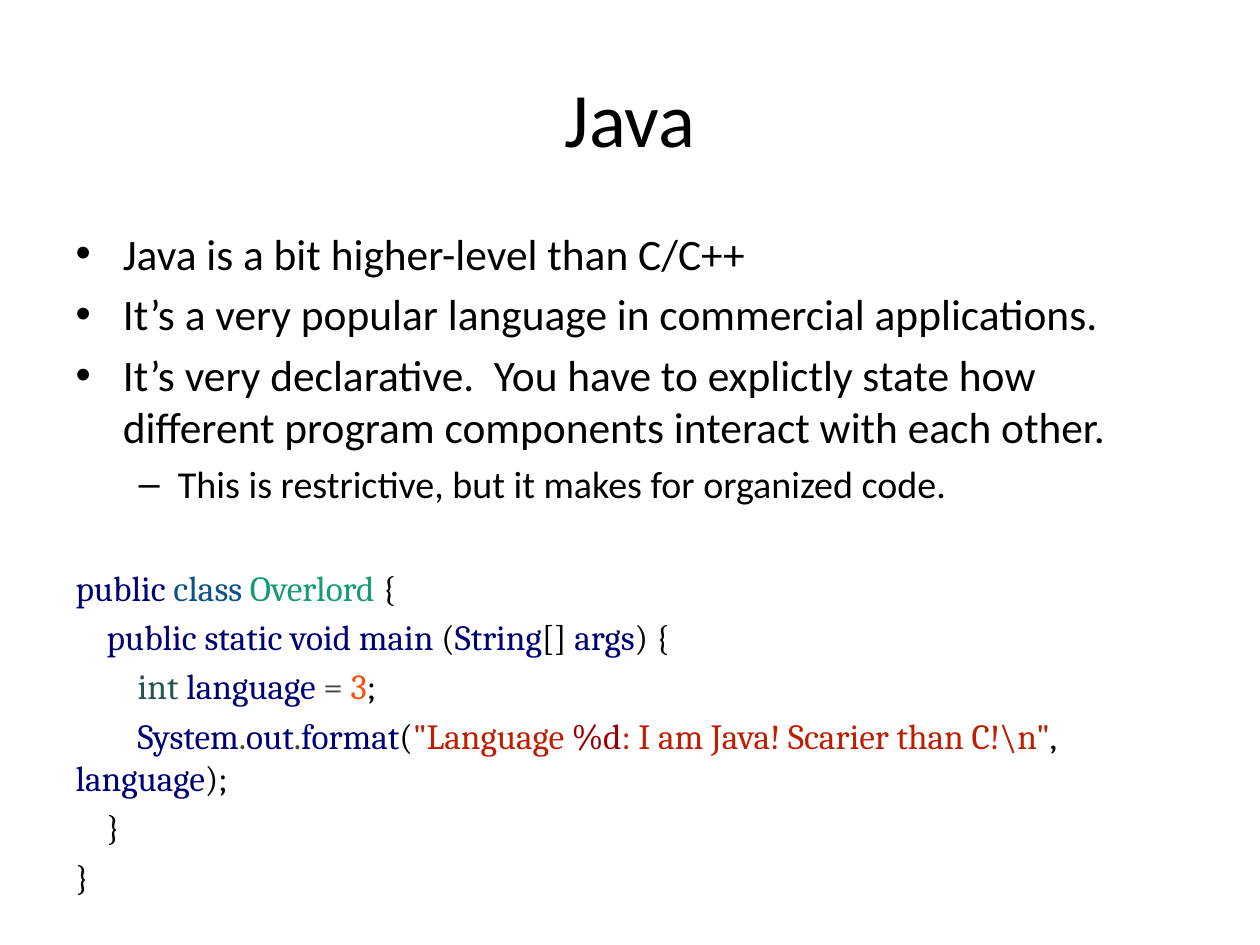
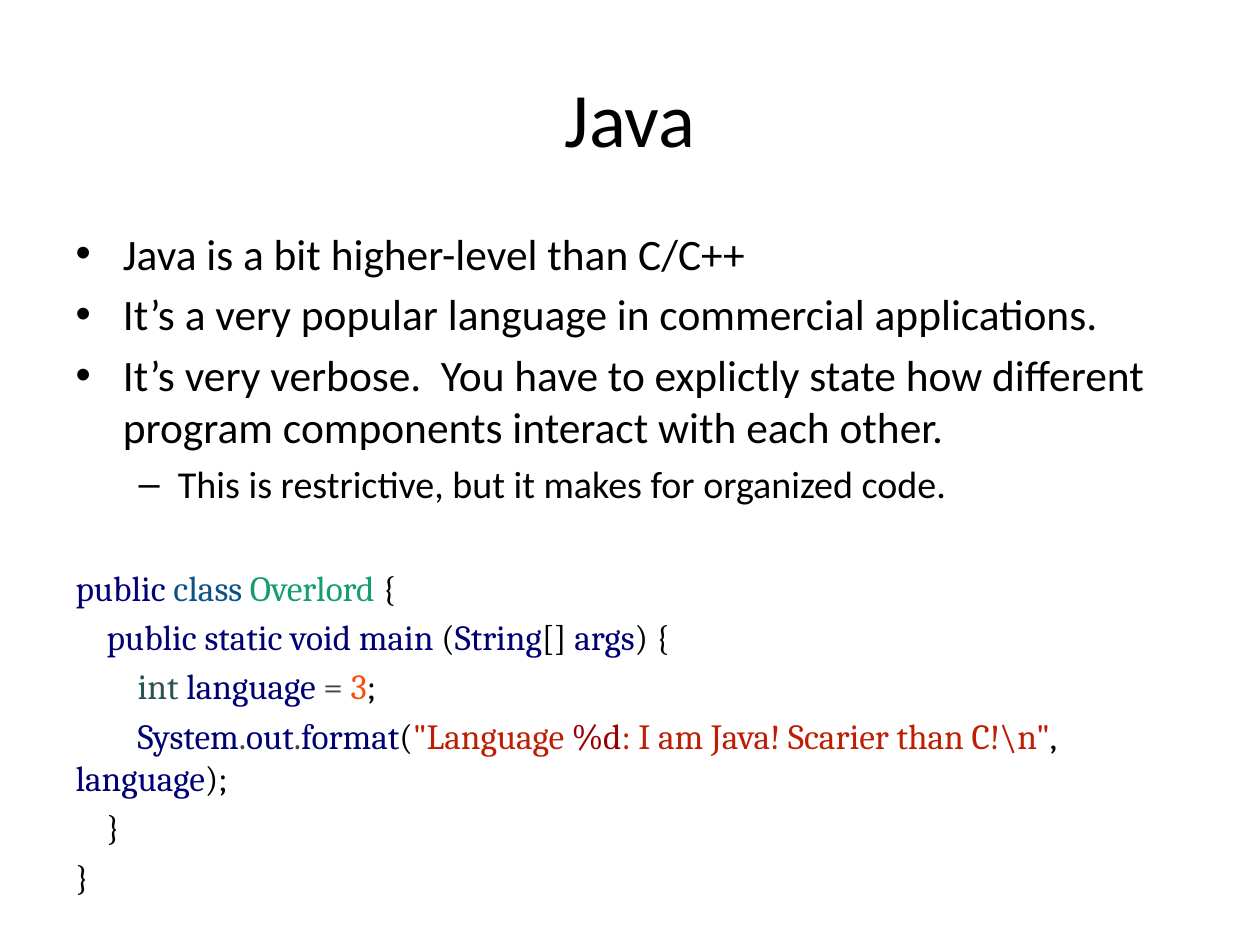
Before and after one commit to zengm71/Course-Overview, a slide deck: slide 26 of week_1/1.1 - 1.5 Intro to Python.pptx. Drawn at 1260x945 pixels with LibreOffice and Linux fonts; fonts in the diff are those of the drawing. Boxes give left, top, right and bottom in pixels: in the first picture for what was removed or moved away, otherwise in the second. Text is boxed around its words. In the diff, an @@ line names an element or a change of style, - is before the commit and + after.

```diff
--- a/week_1/1.1 - 1.5 Intro to Python.pptx
+++ b/week_1/1.1 - 1.5 Intro to Python.pptx
@@ text at [123,360,1144,451]: text changed @@
-• It’s very declarative. You have to explictly state how different program components interact with each other.
+• It’s very verbose. You have to explictly state how different program components interact with each other.
```
Also in this commit, not shown: 1 other slide changed, 1 slide added.
